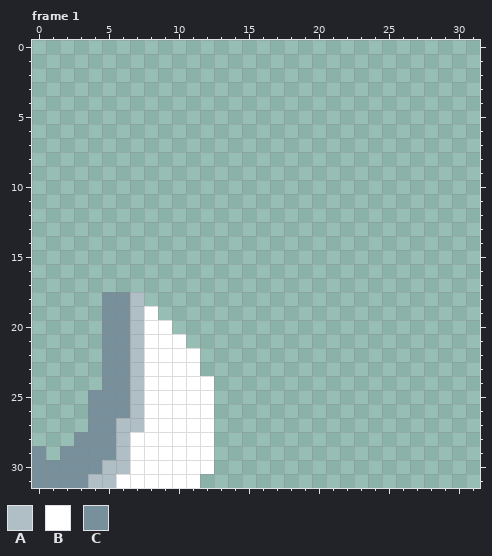
Pixel-art file: Assets/Sprites/AttackShadowCat/SlashAttack.aseprite. Above is the file before it was changed.
32x32 pixels, 3 frames. Shown: frame 1. The commit also changed other frames, which this record leaves out.
Palette (. is transparent): A #b0bec5  B #ffffff  C #78909c
Pixels before, frame 1, first column x 0:
18 .....CCA.....
19 .....CCAB....
20 .....CCABB...
21 .....CCABBB..
22 .....CCABBBB.
23 .....CCABBBB.
24 .....CCABBBBB
25 ....CCCABBBBB
26 ....CCCABBBBB
27 ....CCAABBBBB
28 ...CCCABBBBBB
29 C.CCCCABBBBBB
30 CCCCCAABBBBBB
31 CCCCAABBBBBB.
New version:
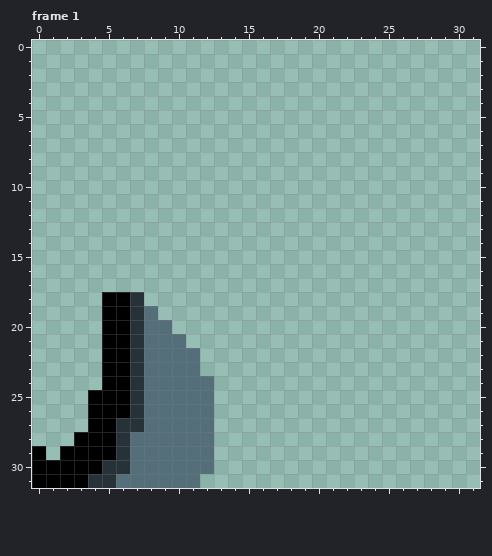
The exact change:
Colour A changes from #b0bec5 to #263238.
Colour B changes from #ffffff to #546e7a.
Colour C changes from #78909c to #000000.
